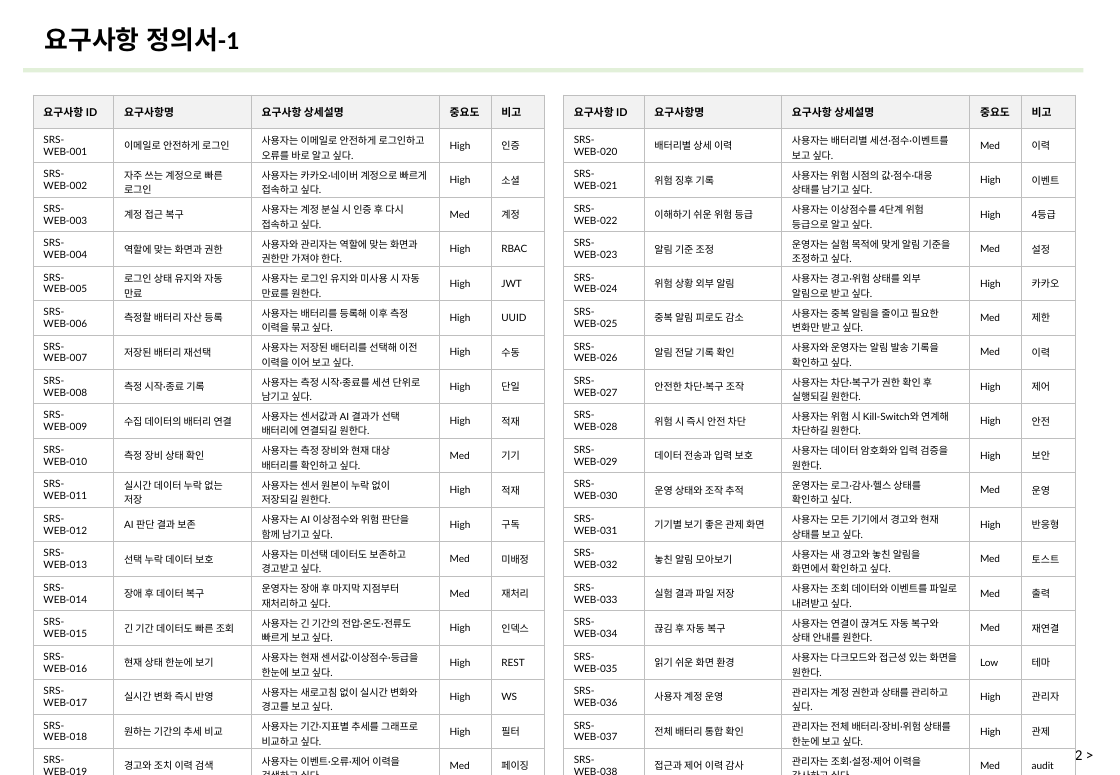
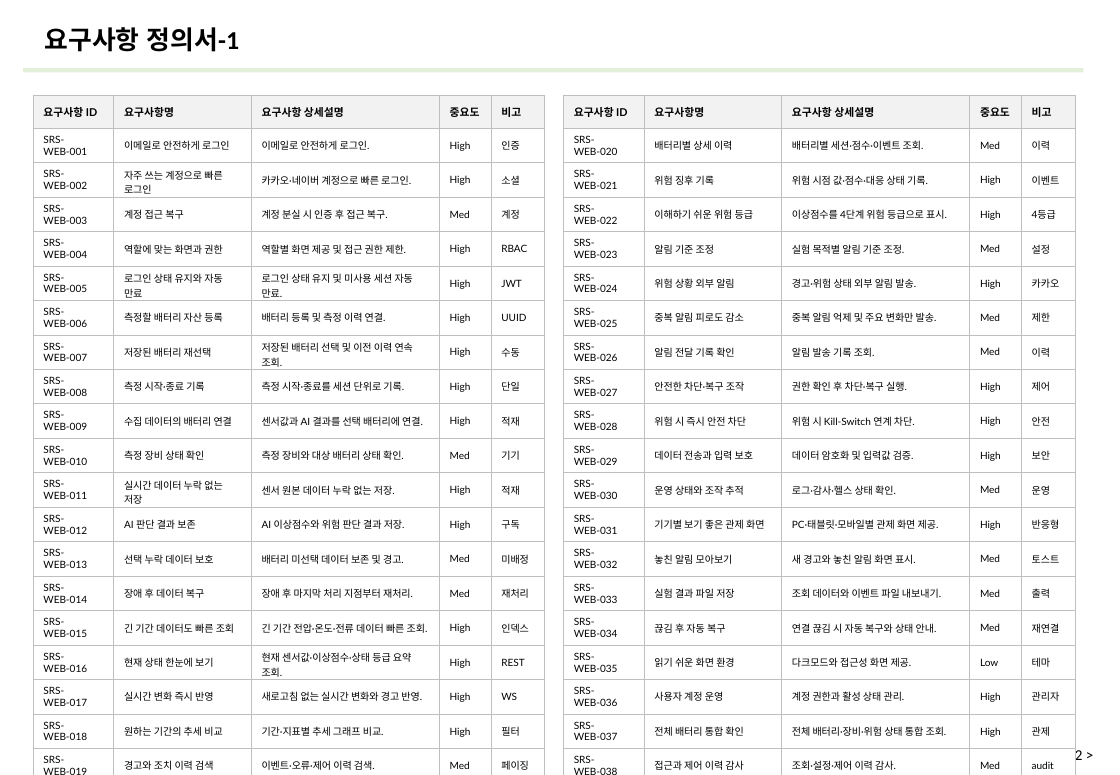
Before and after one commit to ricky30825-creator/BMS, a slide deck: slide 32 of 설계 산출물/설계 산출물_v4_6.29.pptx. Drawn at 1120x775 pixels with LibreOffice and Linux fonts; fonts in the diff are those of the drawing. Boxes give left, top, right and bottom in pixels: in the first picture for what was removed or moved away, otherwise in the second. Text is boxed around its words. In the diff, an @@ line names an element or a change of style, - is before the commit and + after.

```diff
--- a/설계 산출물/설계 산출물_v4_6.29.pptx
+++ b/설계 산출물/설계 산출물_v4_6.29.pptx
@@ table at (33, 95, 545, 774) @@
-row 2, column 3: 사용자는 이메일로 안전하게 로그인하고 오류를 바로 알고 싶다.
+row 2, column 3: 이메일로 안전하게 로그인.
-row 3, column 3: 사용자는 카카오·네이버 계정으로 빠르게 접속하고 싶다.
+row 3, column 3: 카카오·네이버 계정으로 빠른 로그인.
-row 4, column 3: 사용자는 계정 분실 시 인증 후 다시 접속하고 싶다.
+row 4, column 3: 계정 분실 시 인증 후 접근 복구.
-row 5, column 3: 사용자와 관리자는 역할에 맞는 화면과 권한만 가져야 한다.
+row 5, column 3: 역할별 화면 제공 및 접근 권한 제한.
-row 6, column 3: 사용자는 로그인 유지와 미사용 시 자동 만료를 원한다.
+row 6, column 3: 로그인 상태 유지 및 미사용 세션 자동 만료.
-row 7, column 3: 사용자는 배터리를 등록해 이후 측정 이력을 묶고 싶다.
+row 7, column 3: 배터리 등록 및 측정 이력 연결.
-row 8, column 3: 사용자는 저장된 배터리를 선택해 이전 이력을 이어 보고 싶다.
+row 8, column 3: 저장된 배터리 선택 및 이전 이력 연속 조회.
-row 9, column 3: 사용자는 측정 시작·종료를 세션 단위로 남기고 싶다.
+row 9, column 3: 측정 시작·종료를 세션 단위로 기록.
-row 10, column 3: 사용자는 센서값과 AI 결과가 선택 배터리에 연결되길 원한다.
+row 10, column 3: 센서값과 AI 결과를 선택 배터리에 연결.
-row 11, column 3: 사용자는 측정 장비와 현재 대상 배터리를 확인하고 싶다.
+row 11, column 3: 측정 장비와 대상 배터리 상태 확인.
-row 12, column 3: 사용자는 센서 원본이 누락 없이 저장되길 원한다.
+row 12, column 3: 센서 원본 데이터 누락 없는 저장.
-row 13, column 3: 사용자는 AI 이상점수와 위험 판단을 함께 남기고 싶다.
+row 13, column 3: AI 이상점수와 위험 판단 결과 저장.
-row 14, column 3: 사용자는 미선택 데이터도 보존하고 경고받고 싶다.
+row 14, column 3: 배터리 미선택 데이터 보존 및 경고.
-row 15, column 3: 운영자는 장애 후 마지막 지점부터 재처리하고 싶다.
+row 15, column 3: 장애 후 마지막 처리 지점부터 재처리.
-row 16, column 3: 사용자는 긴 기간의 전압·온도·전류도 빠르게 보고 싶다.
+row 16, column 3: 긴 기간 전압·온도·전류 데이터 빠른 조회.
-row 17, column 3: 사용자는 현재 센서값·이상점수·등급을 한눈에 보고 싶다.
+row 17, column 3: 현재 센서값·이상점수·상태 등급 요약 조회.
-row 18, column 3: 사용자는 새로고침 없이 실시간 변화와 경고를 보고 싶다.
+row 18, column 3: 새로고침 없는 실시간 변화와 경고 반영.
-row 19, column 3: 사용자는 기간·지표별 추세를 그래프로 비교하고 싶다.
+row 19, column 3: 기간·지표별 추세 그래프 비교.
-row 20, column 3: 사용자는 이벤트·오류·제어 이력을 검색하고 싶다.
+row 20, column 3: 이벤트·오류·제어 이력 검색.
@@ table at (564, 95, 1076, 774) @@
-row 2, column 3: 사용자는 배터리별 세션·점수·이벤트를 보고 싶다.
+row 2, column 3: 배터리별 세션·점수·이벤트 조회.
-row 3, column 3: 사용자는 위험 시점의 값·점수·대응 상태를 남기고 싶다.
+row 3, column 3: 위험 시점 값·점수·대응 상태 기록.
-row 4, column 3: 사용자는 이상점수를 4단계 위험 등급으로 알고 싶다.
+row 4, column 3: 이상점수를 4단계 위험 등급으로 표시.
-row 5, column 3: 운영자는 실험 목적에 맞게 알림 기준을 조정하고 싶다.
+row 5, column 3: 실험 목적별 알림 기준 조정.
-row 6, column 3: 사용자는 경고·위험 상태를 외부 알림으로 받고 싶다.
+row 6, column 3: 경고·위험 상태 외부 알림 발송.
-row 7, column 3: 사용자는 중복 알림을 줄이고 필요한 변화만 받고 싶다.
+row 7, column 3: 중복 알림 억제 및 주요 변화만 발송.
-row 8, column 3: 사용자와 운영자는 알림 발송 기록을 확인하고 싶다.
+row 8, column 3: 알림 발송 기록 조회.
-row 9, column 3: 사용자는 차단·복구가 권한 확인 후 실행되길 원한다.
+row 9, column 3: 권한 확인 후 차단·복구 실행.
-row 10, column 3: 사용자는 위험 시 Kill-Switch와 연계해 차단하길 원한다.
+row 10, column 3: 위험 시 Kill-Switch 연계 차단.
-row 11, column 3: 사용자는 데이터 암호화와 입력 검증을 원한다.
+row 11, column 3: 데이터 암호화 및 입력값 검증.
-row 12, column 3: 운영자는 로그·감사·헬스 상태를 확인하고 싶다.
+row 12, column 3: 로그·감사·헬스 상태 확인.
-row 13, column 3: 사용자는 모든 기기에서 경고와 현재 상태를 보고 싶다.
+row 13, column 3: PC·태블릿·모바일별 관제 화면 제공.
-row 14, column 3: 사용자는 새 경고와 놓친 알림을 화면에서 확인하고 싶다.
+row 14, column 3: 새 경고와 놓친 알림 화면 표시.
-row 15, column 3: 사용자는 조회 데이터와 이벤트를 파일로 내려받고 싶다.
+row 15, column 3: 조회 데이터와 이벤트 파일 내보내기.
-row 16, column 3: 사용자는 연결이 끊겨도 자동 복구와 상태 안내를 원한다.
+row 16, column 3: 연결 끊김 시 자동 복구와 상태 안내.
-row 17, column 3: 사용자는 다크모드와 접근성 있는 화면을 원한다.
+row 17, column 3: 다크모드와 접근성 화면 제공.
-row 18, column 3: 관리자는 계정 권한과 상태를 관리하고 싶다.
+row 18, column 3: 계정 권한과 활성 상태 관리.
-row 19, column 3: 관리자는 전체 배터리·장비·위험 상태를 한눈에 보고 싶다.
+row 19, column 3: 전체 배터리·장비·위험 상태 통합 조회.
-row 20, column 3: 관리자는 조회·설정·제어 이력을 감사하고 싶다.
+row 20, column 3: 조회·설정·제어 이력 감사.
```
Also in this commit, not shown: 1 other slide changed, 1 other file.
